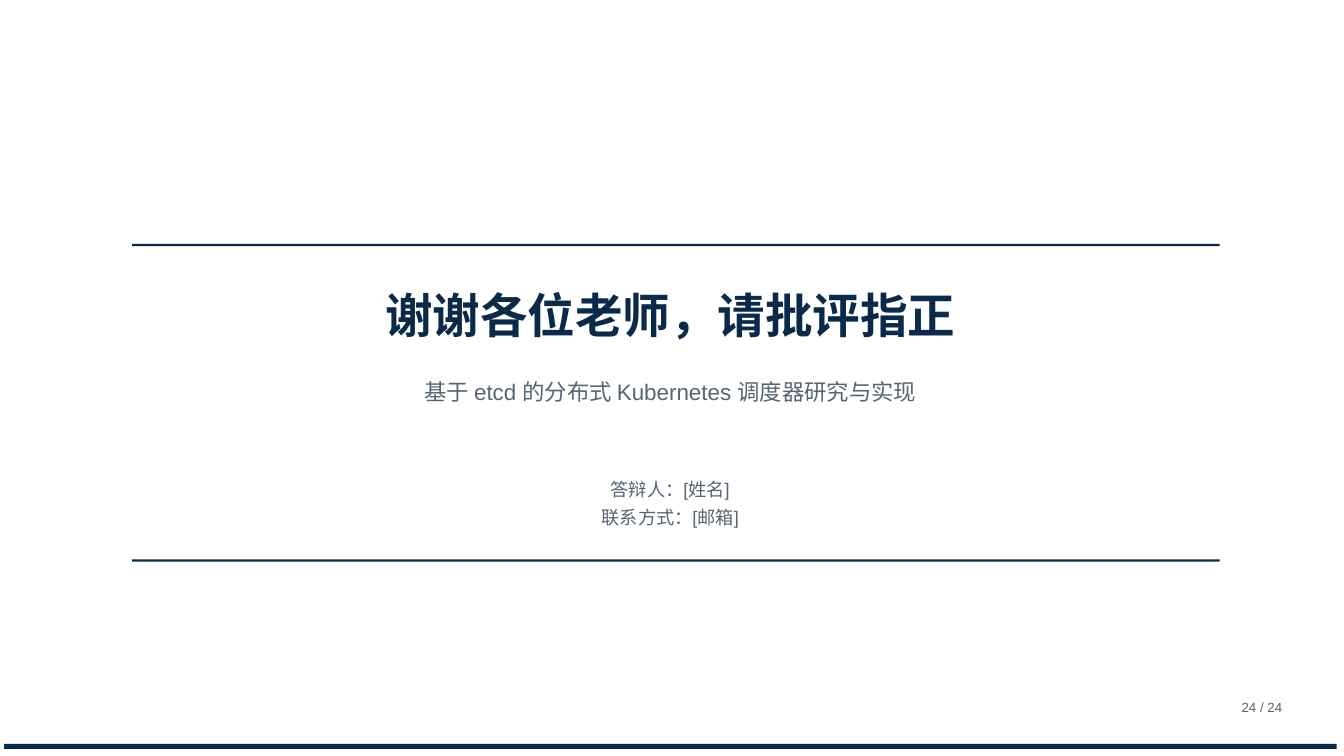
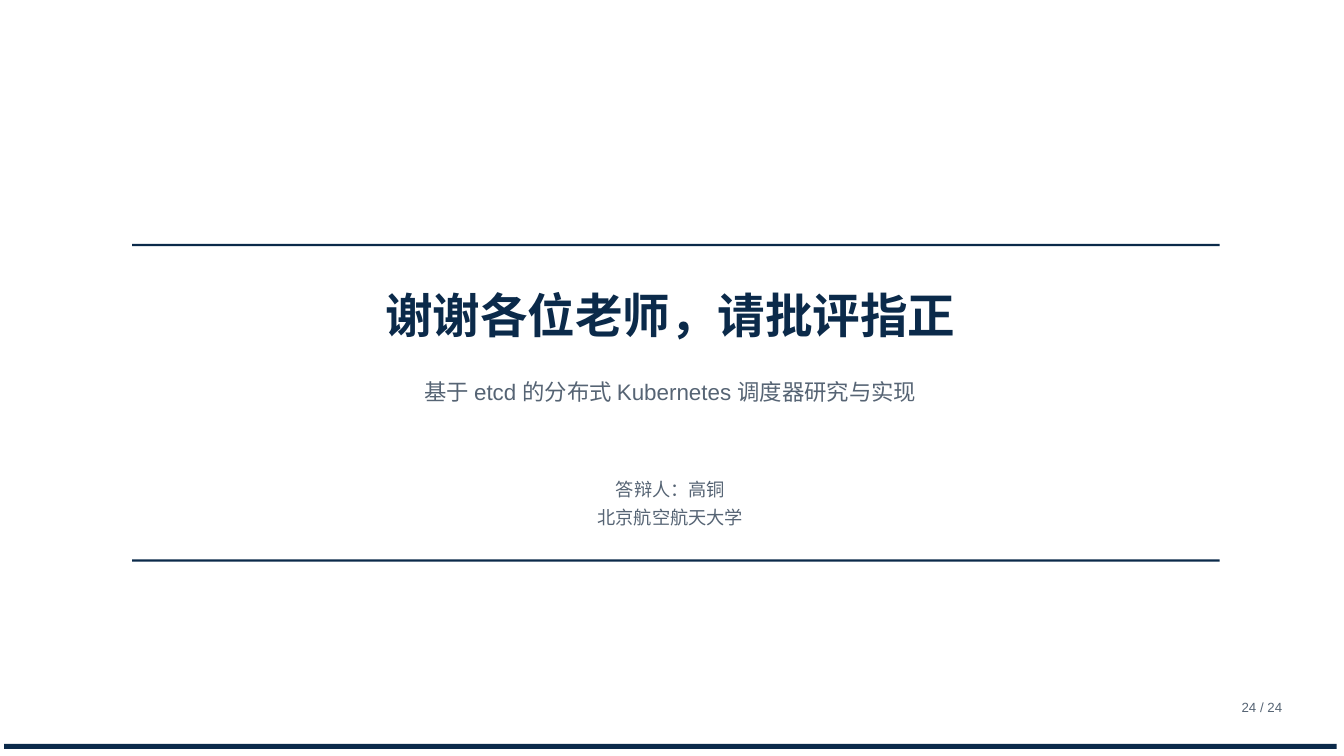
Before and after one commit to tengfei86/godel-scheduler, a slide deck: slide 24 of docs/thesis/defense/答辩PPT-基于etcd的分布式Kubernetes调度器.pptx. Drawn at 1344x756 pixels with LibreOffice and Linux fonts; fonts in the diff are those of the drawing. Boxes give left, top, right and bottom in pixels: in the first picture for what was removed or moved away, otherwise in the second. Text is boxed around its words. In the diff, an @@ line names an element or a change of style, - is before the commit and + after.

Commit message:
docs(thesis): 封面与致谢页填写答辩人「高铜」
- 封面：答辩人：高铜　　学院：北京航空航天大学
- 致谢页：答辩人：高铜 / 北京航空航天大学
- 去掉原占位符「[姓名]」「[邮箱]」「[导师]」「[日期]」，避免成品出现未填项
  （导师与答辩日期确定后可在 make-slides.py 的 meta 列表里补两行，重新生成即可）

```diff
--- a/docs/thesis/defense/答辩PPT-基于etcd的分布式Kubernetes调度器.pptx
+++ b/docs/thesis/defense/答辩PPT-基于etcd的分布式Kubernetes调度器.pptx
@@ text at (598, 481, 743, 526): text changed @@
-答辩人：[姓名]
-联系方式：[邮箱]
+答辩人：高铜
+北京航空航天大学
```
Also in this commit, not shown: 1 other slide changed, 2 other files.
